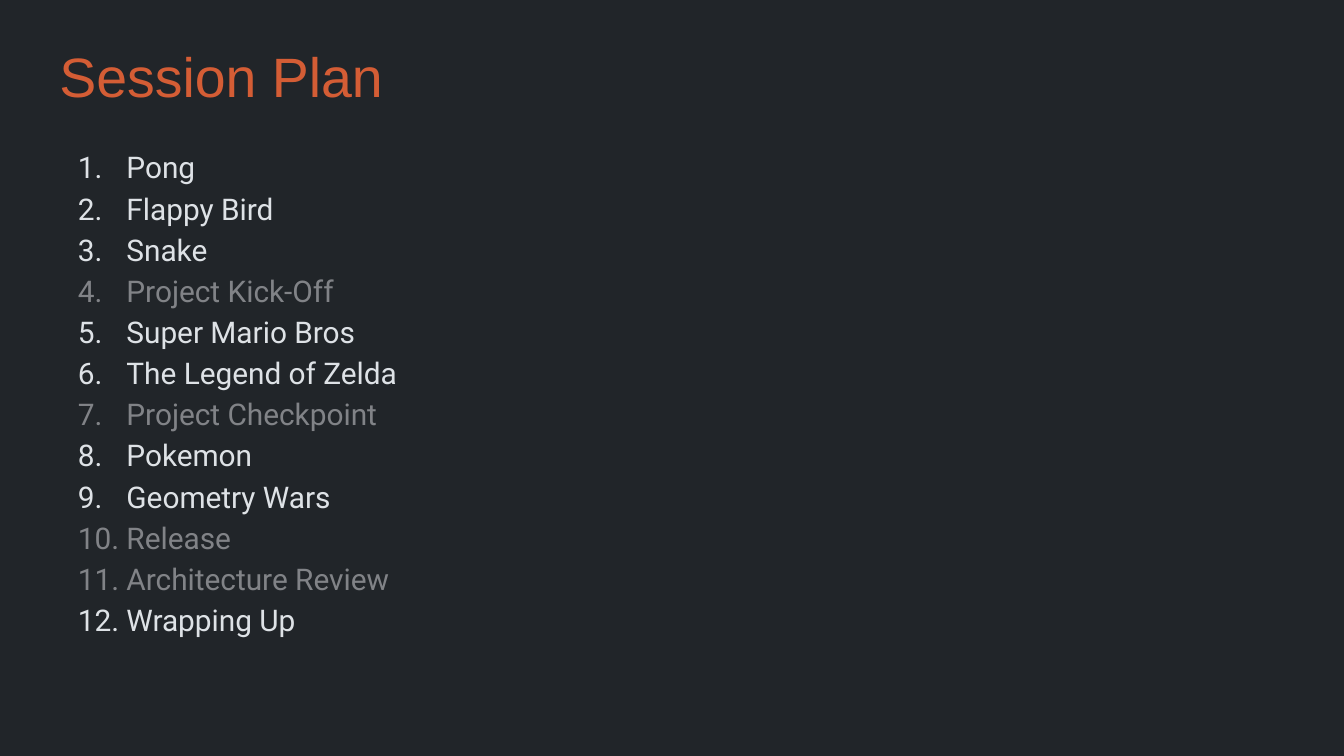
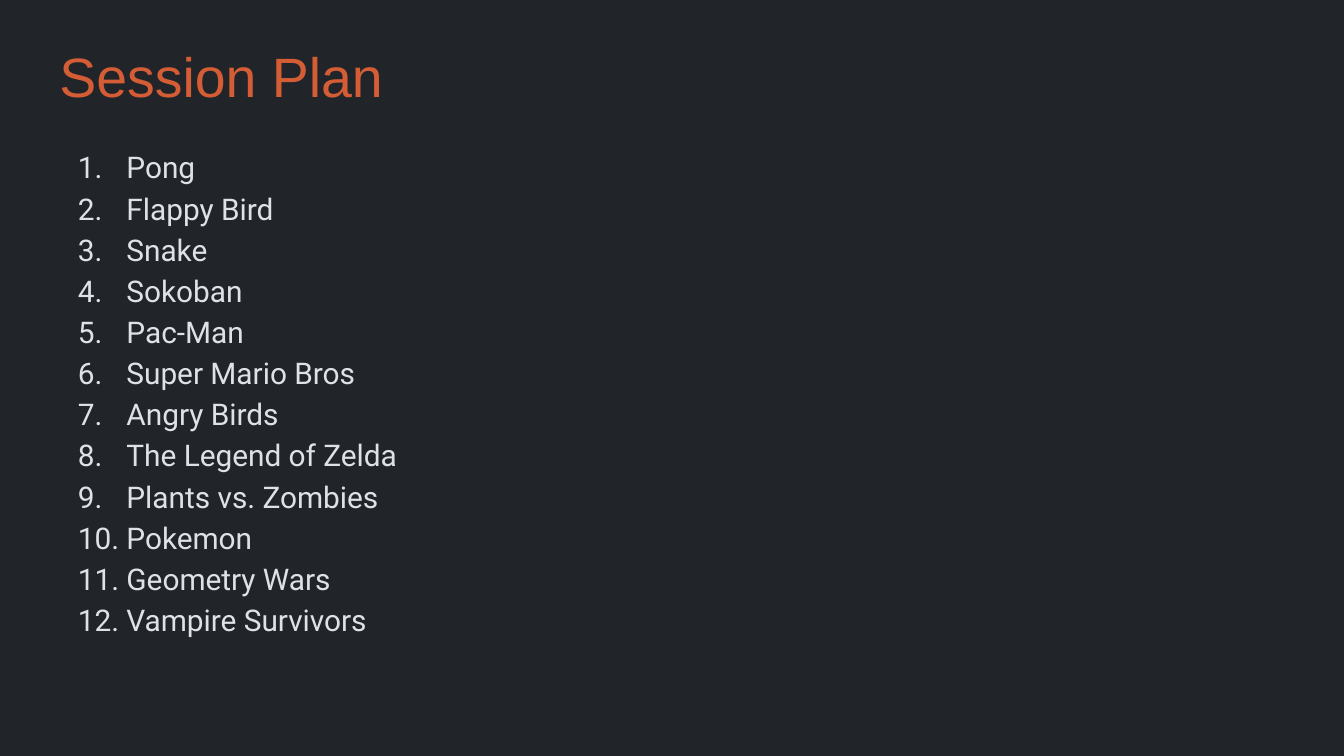
Before and after one commit to Metamate/gar, a slide deck: slide 8 of slides/01 Pong.pptx. Drawn at 1344x756 pixels with LibreOffice and Linux fonts; fonts in the diff are those of the drawing. Boxes give left, top, right and bottom in pixels: in the first picture for what was removed or moved away, otherwise in the second. Text is boxed around its words. In the diff, an @@ line names an element or a change of style, - is before the commit and + after.

```diff
--- a/slides/01 Pong.pptx
+++ b/slides/01 Pong.pptx
@@ text at box(126, 279, 243, 344): text changed; text colour #818387 to #DEE2E6 @@
-4. Project Kick-Off
+4. Sokoban
+5. Pac-Man
@@ text at box(126, 402, 279, 432): paragraph added @@
+7. Angry Birds
@@ text at box(126, 485, 379, 509): text changed; text colour #818387 to #DEE2E6 @@
-7. Project Checkpoint
+9. Plants vs. Zombies
@@ text at box(126, 609, 367, 637): text changed; text colour #818387 to #DEE2E6 @@
-10. Release
-11. Architecture Review
-12. Wrapping Up
+12. Vampire Survivors
```
Also in this commit, not shown: 32 other files.
